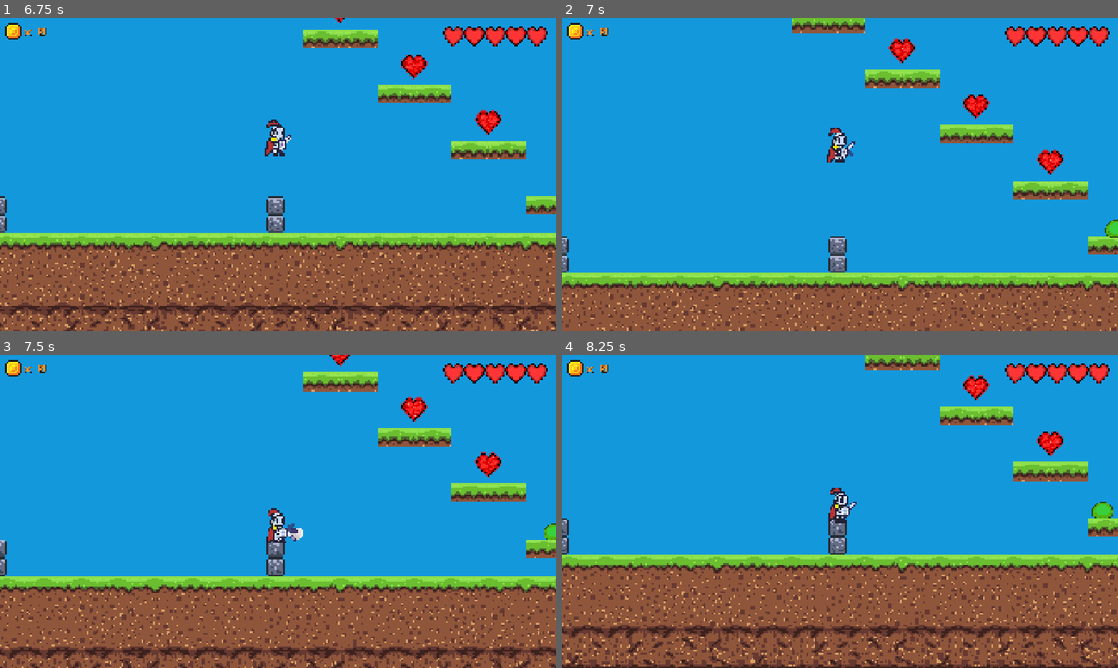
Above: before the commit, frames 1-4 (two rows, left to right).
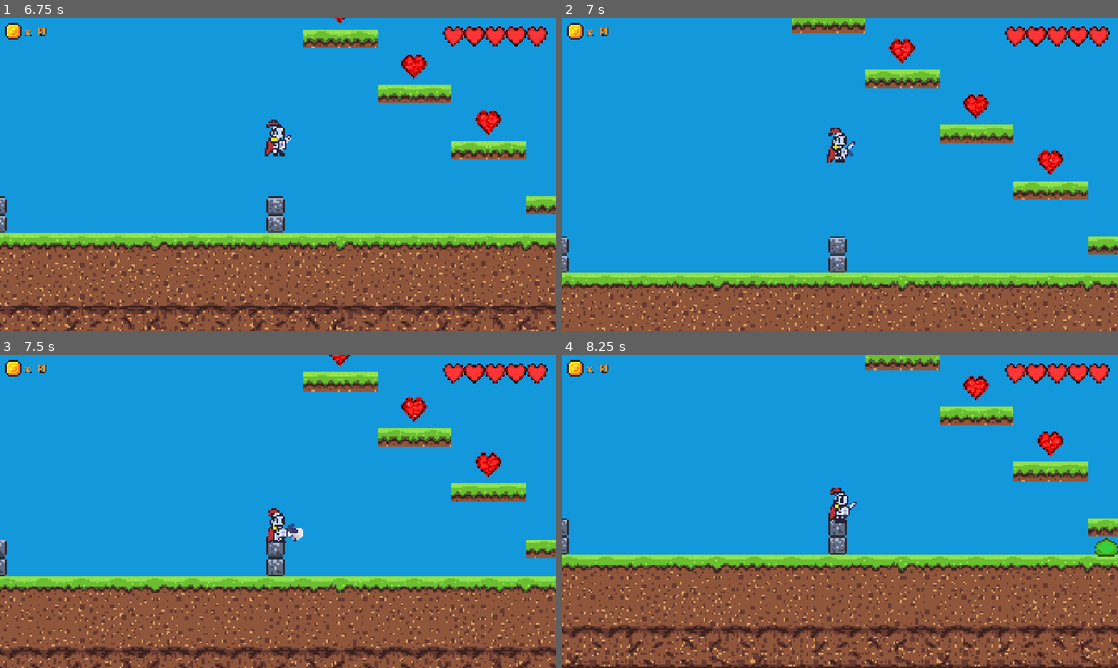
Above: after the commit, the same moments.

Repository: MarcusFDev/2d-action-rpg
Game: Godot game, scene res://scenes/ui/main_menu.tscn
Same seed, same stepped clock (60 frames per second), same inputs: the game is played once before the commit and once after it. The engine's default icon, where the game draws it, is replaced by a stand-in: a white triangle on a blue panel in a dark square.
Inputs (mouse positions are in pixels of both pictures, inside the frame that each line leads up to):
- Up to frame 1 (6.75 s): click "Play" at 0.5 s; click "Developer Playground" at 1.25 s; tap Enter at 2 s; move the mouse to (400, 158) at 2.02 s; hold Up (ui_up) 2.03-2.75 s; tap Space (jump) at 2.1, 2.27, 2.57, 3.8, 5.27, 5.3, 5.57, 6.6 s; click (400, 158) at 2.17 s; drag from (166, 190) to (411, 108) at 2.77 s; move the mouse to (333, 105) at 3.52 s; hold A (move_left) 3.53-4.25 s; tap O at 3.6 s; drag from (250, 237) to (489, 171) at 4.27 s; move the mouse to (444, 221) at 5.02 s; hold Up (ui_up) 5.03-5.75 s; tap Shift at 5.1 s; drag from (111, 127) to (339, 64) at 5.77 s; move the mouse to (305, 174) at 6.52 s; hold Up (ui_up) from 6.53 s (still down); click (305, 174) at 6.67 s
- Up to frame 2 (7 s): keep holding Up (ui_up)
- Up to frame 3 (7.5 s): release Up (ui_up) at 7.25 s; drag from (194, 433) to (555, 567) at 7.27 s
- Up to frame 4 (8.25 s): move the mouse to (962, 495) at 8.02 s; hold A (move_left) from 8.03 s (still down); tap O at 8.1 s

Frame 1 is identical in both runs. In frame 2, 0.1% of the frame differs, in the area x 97-100%, y 64-71%; in frame 3, 0.1%; in frame 4, 0.4%, in the area x 95-100%, y 46-65%.

Commit message:
Add: Wired up Jump Cooldowns for entities.

Diff:
--- a/game/scenes/enemies/slime.tscn
+++ b/game/scenes/enemies/slime.tscn
@@ -471,15 +471,18 @@
 [node name="IdleTimerComponent" type="Node" parent="Components"]
 script = ExtResource("13_o5sr2")
 actor_path = NodePath("../..")
+enable_debug = true
 idle_interval = 5.0
 idle_chance = 20.0
 
 [node name="JumpComponent" type="Node" parent="Components"]
 script = ExtResource("14_84gbg")
 actor_path = NodePath("../..")
+enable_debug = true
 jump_time = 0.4
 jump_height = 50.0
 jump_height_offset = true
+jump_cooldown = 2.0
 metadata/_custom_type_script = "uid://dr7fn1f0pllf6"
 
 [node name="MovementComponent" type="Node" parent="Components"]
--- a/game/scenes/player/player.tscn
+++ b/game/scenes/player/player.tscn
@@ -456,6 +456,7 @@
 enable_debug = true
 jump_time = 0.4
 jump_height = 70.0
+jump_cooldown = 1.2
 
 [node name="MovementComponent" type="Node" parent="Components"]
 script = ExtResource("14_ioxgp")
--- a/game/scripts/enemies/slime.gd
+++ b/game/scripts/enemies/slime.gd
@@ -18,6 +18,7 @@
 @onready var ground_check_component: Node = $Components/GroundCheckComponent
 @onready var direction_flip_component: Node = $Components/DirectionFlipComponent
 @onready var edge_detector_component: Node = $Components/EdgeDetectorComponent
+@onready var jump_component: Node = $Components/JumpComponent
 
 var blackboard: Dictionary = {
 	"fsm": null,
@@ -44,7 +45,7 @@
 	blackboard["fsm"] = state_machine
 
 	blackboard["is_grounded"] = false
-	blackboard["hit_wall"] = false
+	blackboard["has_collided"] = false
 	blackboard["force_idle"] = false
 
 	blackboard["can_patrol"] = true
@@ -70,14 +71,14 @@
 		# Priority 3: Patrol if grounded and allowed
 		BTSequence.new([
 			BTCondition.new("is_grounded", true),
-			BTCondition.new("hit_wall", false),
+			BTCondition.new("has_collided", false),
 			BTCondition.new("can_patrol", true),
 			BTAction.new("Patrol")
 		]),
-		# Priority 4: Idle if grounded and hit wall
+		# Priority 4: Idle if grounded
 		BTSequence.new([
 			BTCondition.new("is_grounded", true),
-			BTCondition.new("hit_wall", true),
+			BTCondition.new("has_collided", true),
 			BTSelector.new([
 				BTSequence.new([
 					BTCondition.new("can_jump", true),
@@ -136,6 +137,8 @@
 	var grounded: bool = ground_check_component.is_grounded
 	blackboard["is_grounded"] = grounded
 	direction_flip_component.apply(delta)
+	jump_component.update_timer(delta)
+	blackboard["can_jump"] = jump_component.is_active
 
 func trigger_attack() -> void:
 	if attack_state:
--- a/game/scripts/player/player.gd
+++ b/game/scripts/player/player.gd
@@ -139,6 +139,7 @@
 	ground_check_component.apply(delta)
 	flip_component.apply(delta)
 	state_machine.process_physics(delta)
+	jump_component.update_timer(delta)
 
 func _process(delta: float) -> void:
 	state_machine.process_frame(delta)
